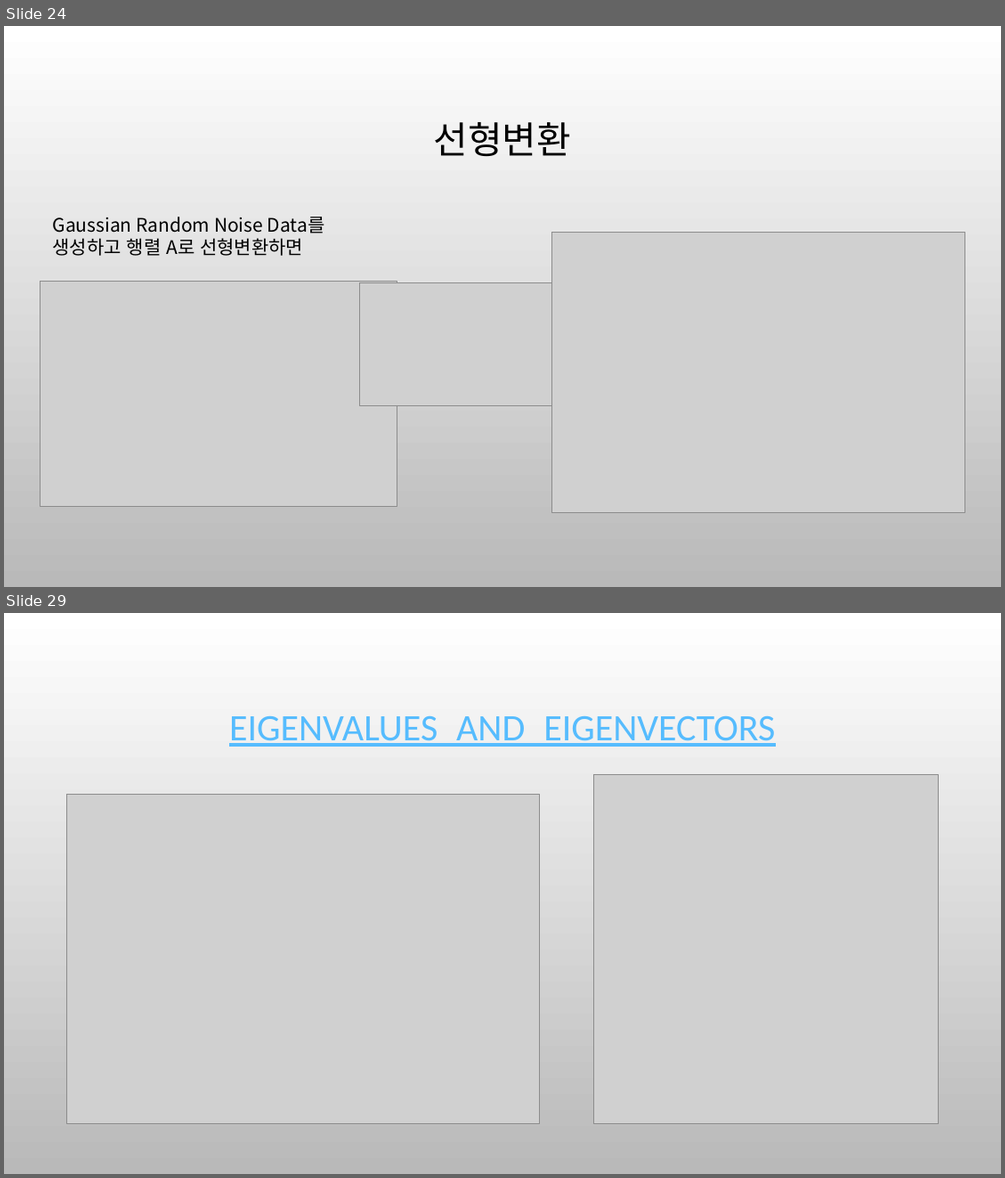
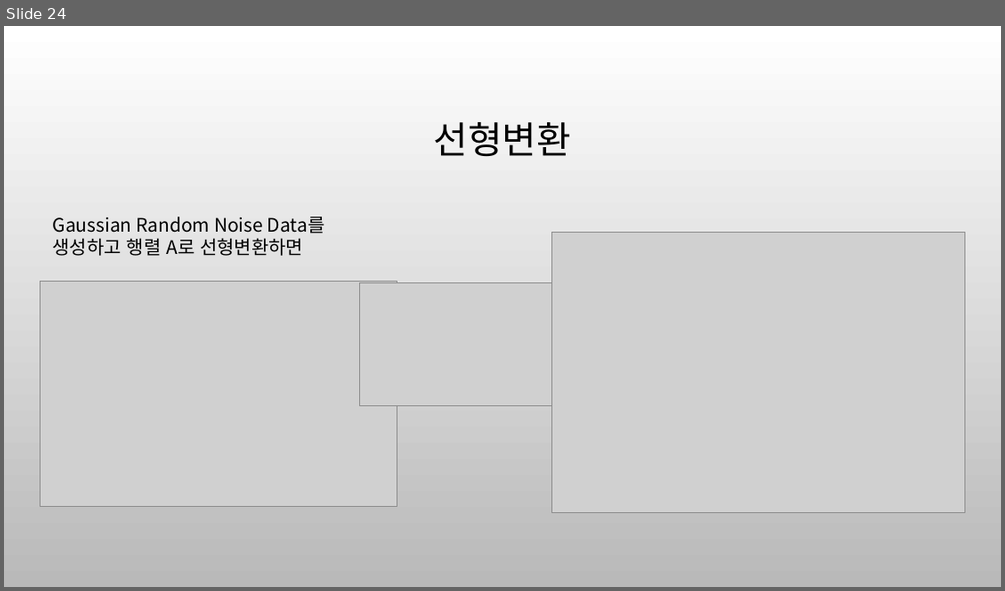
Before and after one commit to ancestor9/mathematics-for-machine-learning, a slide deck: 6_Matrix_vectors.pptx. Shown one above the other, each under a label of ours: slides 24 and 29 before the commit, slide 24 after it; the slides between them are not shown. The pictures are 1005x1178 and 1005x591 pixels, drawn with LibreOffice and Linux fonts; fonts in the diff are those of the drawing; grey boxes stand for pictures; background and template pictures are left out. Boxes give left, top, right and bottom in pixels: in the first picture for what was removed or moved away, otherwise in the second. Text is boxed around its words. In the diff, an @@ line names an element or a change of style, - is before the commit and + after.

```diff
--- a/6_Matrix_vectors.pptx
+++ b/6_Matrix_vectors.pptx
@@ slide 29 removed at <box>4,613,1001,1174</box>, background picture (left out) @@
@@ title removed at <box>229,716,775,747</box> @@
-EIGENVALUES_AND_EIGENVECTORS
@@ picture removed at <box>67,794,540,1123</box> @@
@@ picture removed at <box>594,774,938,1123</box> @@
```
Also in this commit, not shown: 3 slides changed, 6 slides added, 3 other slides removed, 1 other file.
